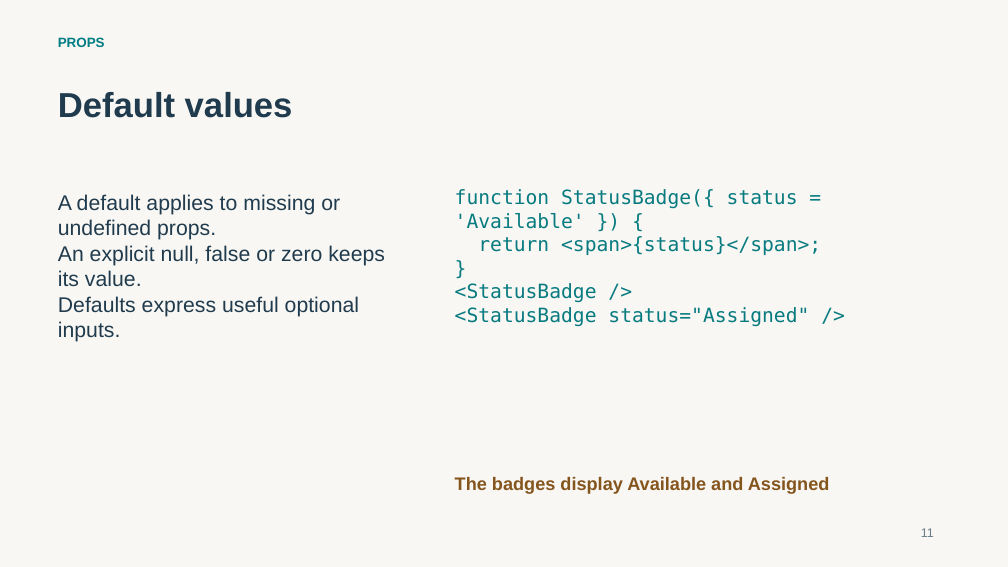
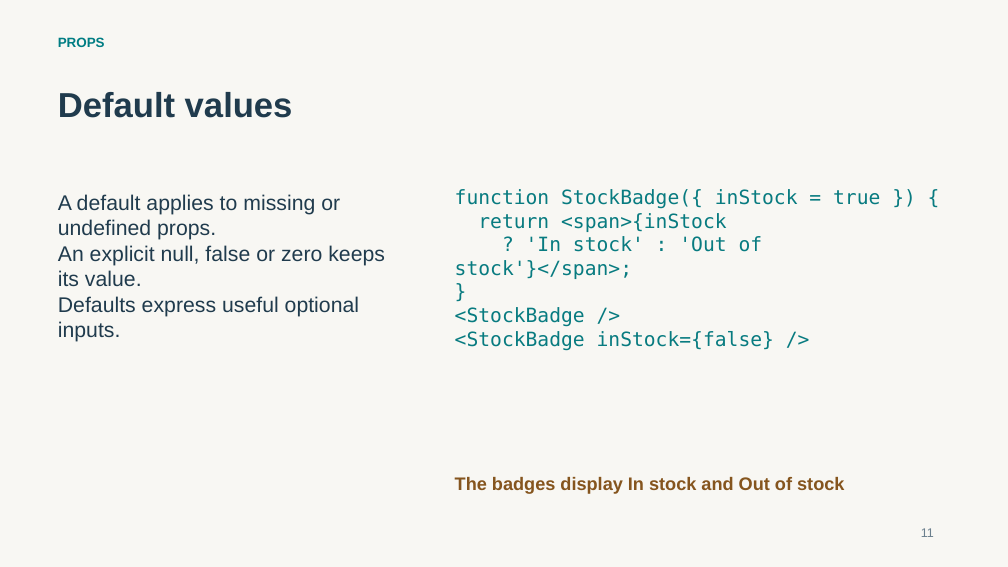
Before and after one commit to thesubhaprasad/tcs-sme-reactjs-learning, a slide deck: slide 11 of training/day-2/2_ReactJS_Day_Two_Subha_Prasad.pptx. Drawn at 1008x567 pixels with LibreOffice and Linux fonts; fonts in the diff are those of the drawing. Boxes give left, top, right and bottom in pixels: in the first picture for what was removed or moved away, otherwise in the second. Text is boxed around its words. In the diff, an @@ line names an element or a change of style, - is before the commit and + after.

```diff
--- a/training/day-2/2_ReactJS_Day_Two_Subha_Prasad.pptx
+++ b/training/day-2/2_ReactJS_Day_Two_Subha_Prasad.pptx
@@ text at bbox=[455, 189, 880, 279]: text changed @@
-function StatusBadge({ status = 'Available' }) {
-return <span>{status}</span>;
+function StockBadge({ inStock = true }) {
+return <span>{inStock
+? 'In stock' : 'Out of stock'}</span>;
@@ text at bbox=[455, 307, 774, 351]: text changed @@
-<StatusBadge />
-<StatusBadge status="Assigned" />
+<StockBadge />
+<StockBadge inStock={false} />
@@ text at bbox=[455, 477, 844, 494]: text changed @@
-The badges display Available and Assigned
+The badges display In stock and Out of stock
```
Also in this commit, not shown: 24 other slides changed, 23 other files.
